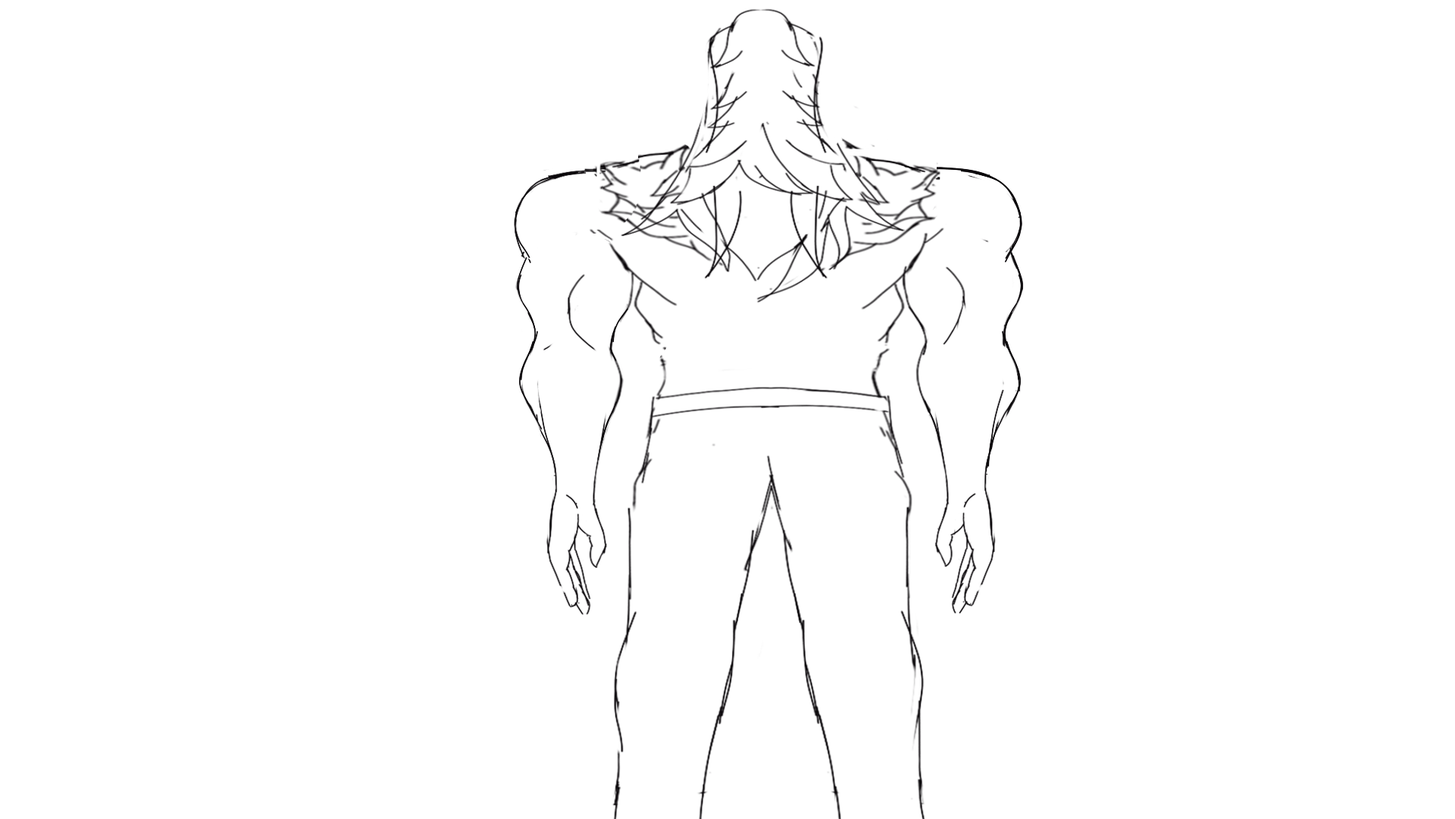
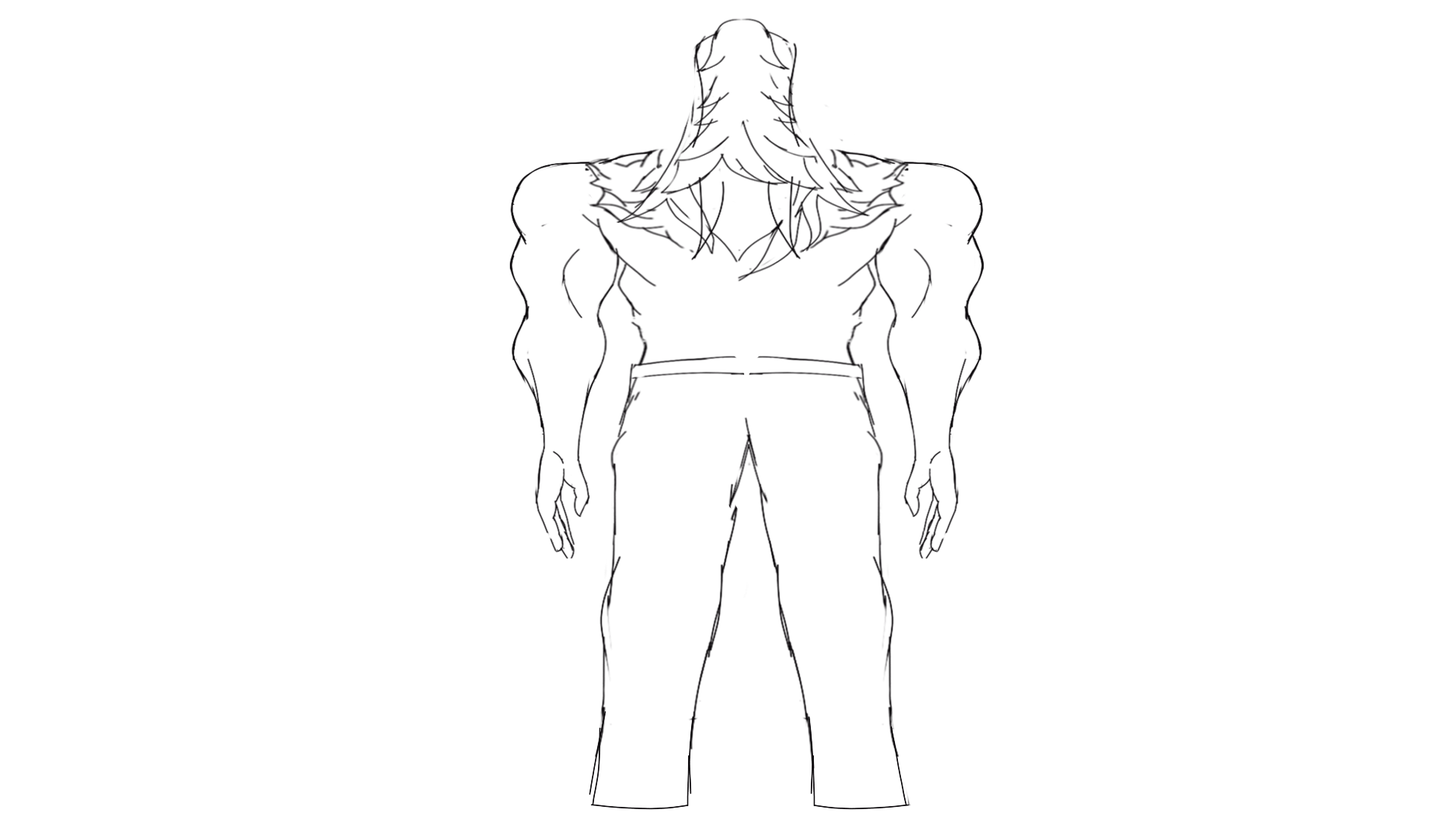
Comparing the layer stacks of the two w=1455, h=819 images. Changes:
painted on "Paint Layer 3" over (533, 8, 971, 819)
added layer "Paint Layer 2" (1st of 2, in "Group 4") in group "Group 4" over (509, 145, 971, 819)
painted on "Paint Layer 2" (2nd of 2, in "Group 4") over (509, 8, 1025, 819)
